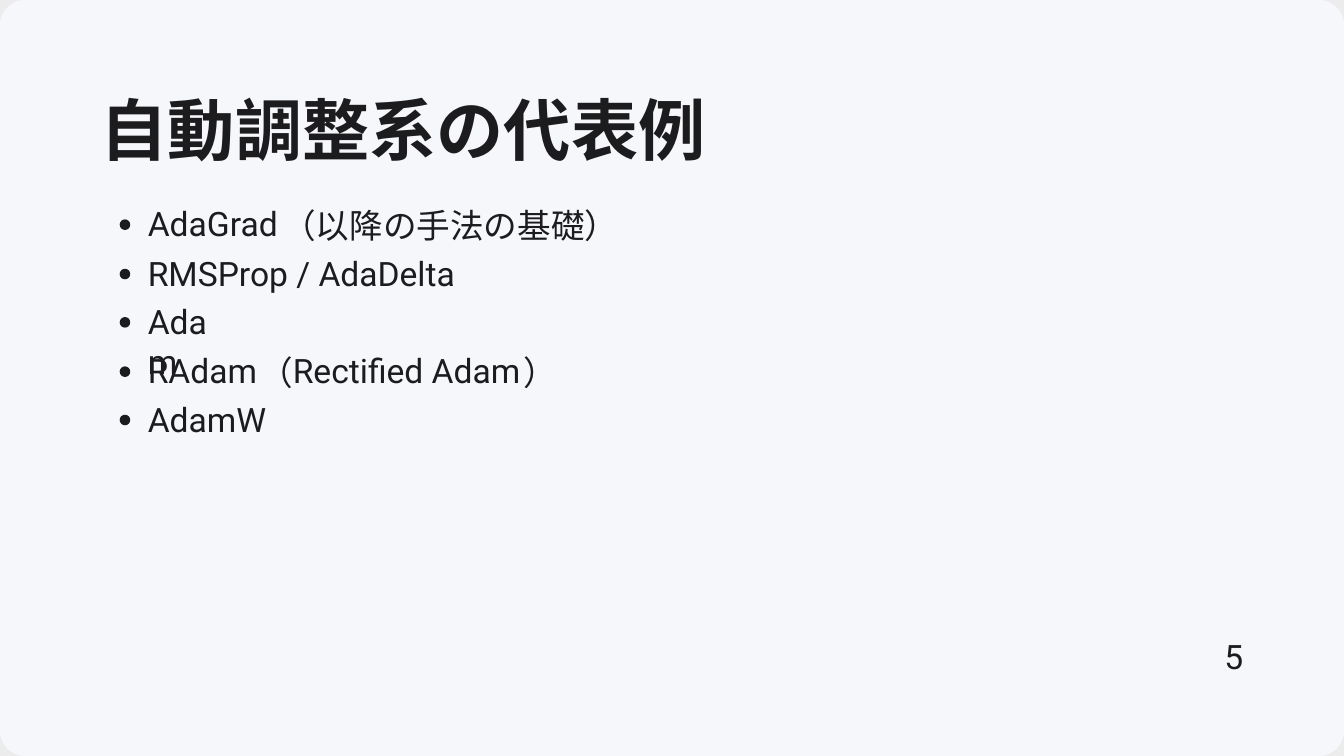
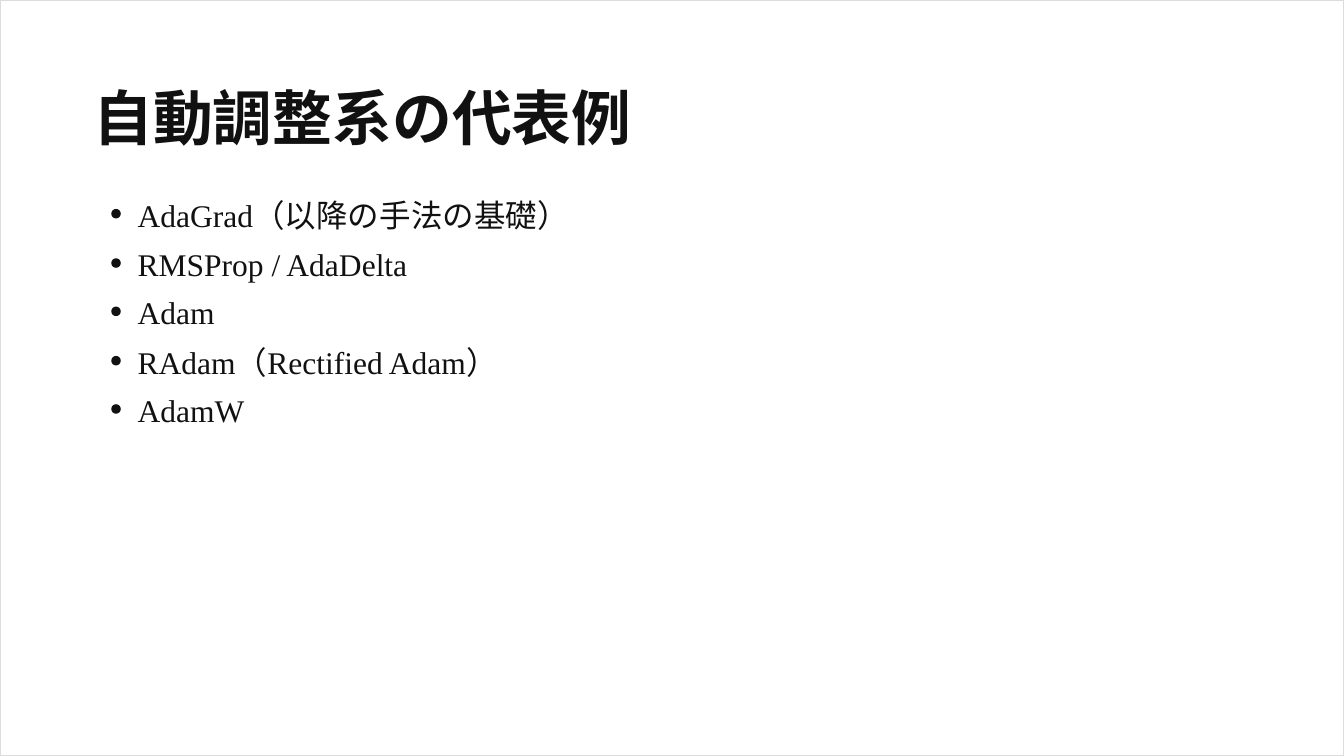
Before and after one commit to frinfo702/slides, a slide deck: slide 5 of nishikawa-lab/pptx/20251010_presentation.pptx. Drawn at 1344x756 pixels with LibreOffice and Linux fonts; fonts in the diff are those of the drawing; background and template pictures are left out. Boxes give left, top, right and bottom in pixels: in the first picture for what was removed or moved away, otherwise in the second. Text is boxed around its words. In the diff, an @@ line names an element or a change of style, - is before the commit and + after.

Commit message:
Add arxiv_plain theme for Marp and update presentation settings to use the new theme; disable pagination in the presentation file.

```diff
--- a/nishikawa-lab/pptx/20251010_presentation.pptx
+++ b/nishikawa-lab/pptx/20251010_presentation.pptx
@@ freeform shape removed at (0,0,1344,756) @@
@@ freeform shape at (1,1,1344,756): fill #11111A at 8% opacity to none; outline none to #DCDCDC 0.74 pt; outline redrawn @@
@@ text at (93,89,631,146): text changed; size 48 to 42.7 pt; text colour #1C1C1E to #111111 @@
-⾃動調整系の代表例
+自動調整系の代表例
@@ text at (138,202,569,230): text changed; size 24 to 22.5 pt; text colour #1C1C1E to #111111 @@
-（以降の⼿法の基礎）
+AdaGrad（以降の手法の基礎）
@@ text removed at (148,210,278,237) @@
-AdaGrad
@@ size 24 to 22.5 pt, font Roboto to Times New Roman, text colour #1C1C1E to #111111 in 3 elements at (138,400,245,423), (138,302,215,325), (138,254,407,282) @@
@@ text "RMSProp / AdaDelta": place and size @@
-text "RMSProp / AdaDelta" at (148,260,455,293)
+text "RMSProp / AdaDelta" at (138,254,407,282)
@@ text "Adam": place and size @@
-text "Adam" at (432,357,521,384)
+text "Adam" at (138,302,215,325)
@@ 5 freeform shapes: place and size @@
-5 freeform shapes at (120,220,130,424)
+5 freeform shapes at (111,209,120,413)
@@ fill #1C1C1E to #111111 in 5 elements at (111,404,120,413), (111,258,120,267), (111,209,120,218), (111,307,120,316), (111,356,120,365) @@
@@ text at (138,349,498,377): text changed; size 24 to 22.5 pt; font Roboto to Times New Roman; text colour #1C1C1E to #111111 @@
-Rectiﬁed Adam
+RAdam（Rectified Adam）
@@ text removed at (148,356,257,384) @@
-RAdam
@@ text removed at (259,352,292,385) @@
-（
@@ text removed at (523,352,557,385) @@
-）
@@ text "AdamW": place and size @@
-text "AdamW" at (148,406,266,433)
+text "AdamW" at (138,400,245,423)
@@ text removed at (1224,645,1243,670) @@
-5
```
Also in this commit, not shown: 14 other slides changed, 10 slides added, 1 slide removed, 2 other files.
